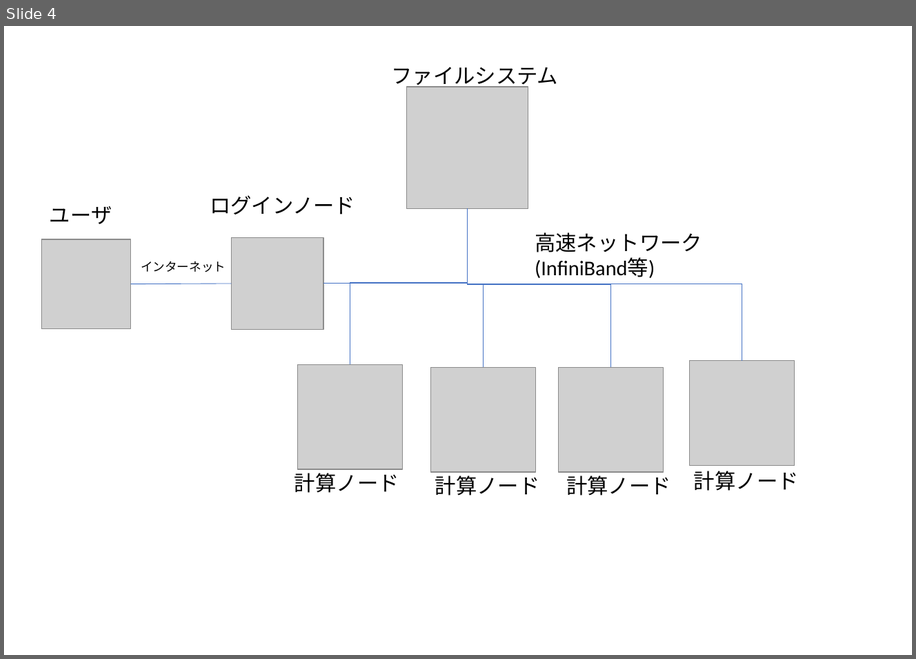
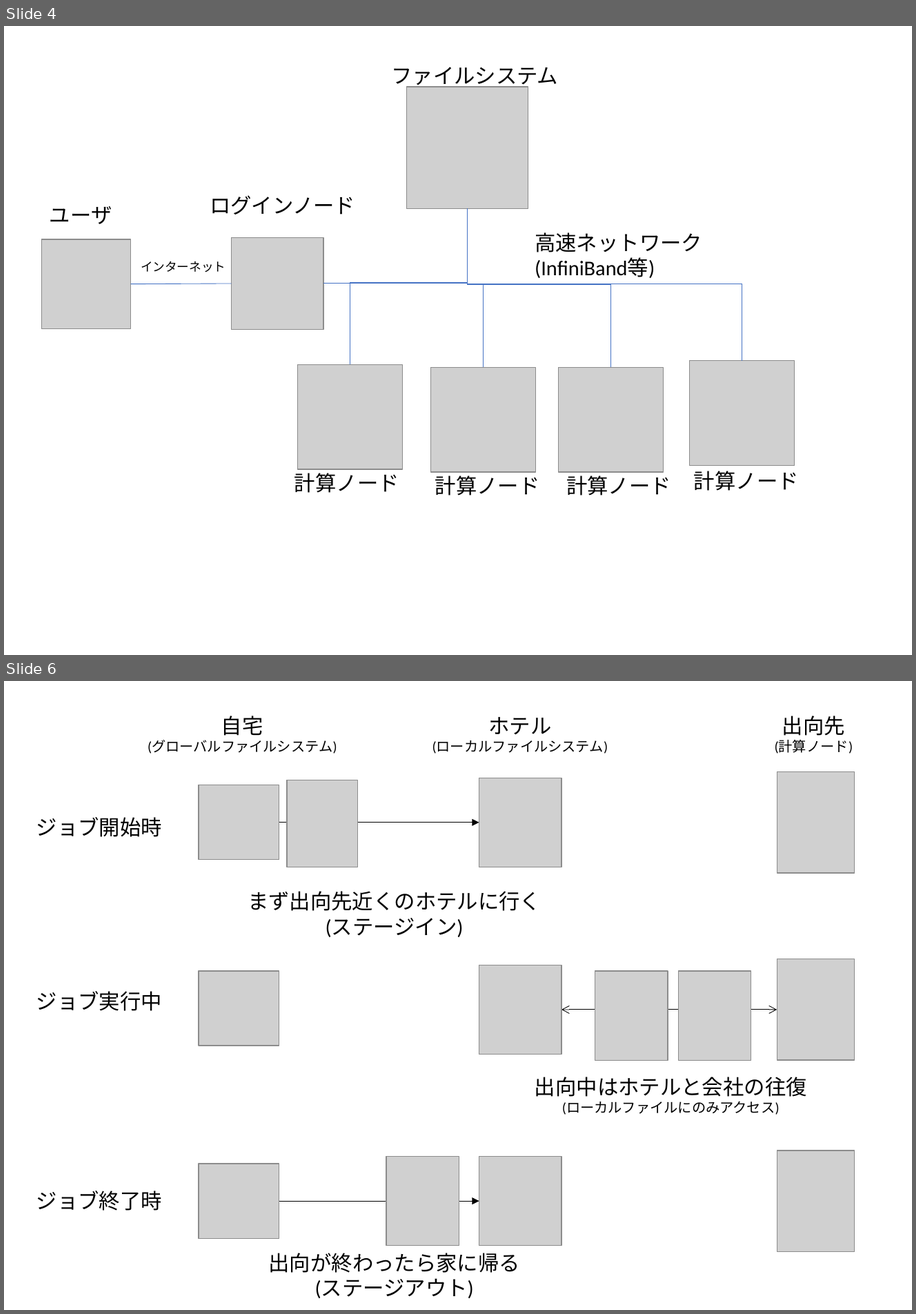
Before and after one commit to kaityo256/sevendayshpc, a slide deck: day2/fig/fig.pptx. Shown one above the other, each under a label of ours: slide 4 before the commit, slides 4 and 6 after it; the slides between them are not shown. The pictures are 916x659 and 916x1314 pixels, drawn with LibreOffice and Linux fonts; fonts in the diff are those of the drawing; grey boxes stand for pictures. Boxes give left, top, right and bottom in pixels: in the first picture for what was removed or moved away, otherwise in the second. Text is boxed around its words. In the diff, an @@ line names an element or a change of style, - is before the commit and + after.

```diff
--- a/day2/fig/fig.pptx
+++ b/day2/fig/fig.pptx
@@ slide 6 added at <box>4,681,912,1310</box>, background #FFFFFF @@
@@ text added at <box>148,715,337,753</box>, 12 pt, text #000000 @@
+自宅
+(グローバルファイルシステム)
@@ text added at <box>432,717,608,753</box>, 12 pt, text #000000 @@
+ホテル
+(ローカルファイルシステム)
@@ text added at <box>775,715,853,753</box>, 12 pt, text #000000 @@
+出向先
+(計算ノード)
@@ picture added at <box>287,780,358,867</box> @@
@@ picture added at <box>479,778,562,867</box> @@
@@ picture added at <box>777,771,854,873</box> @@
@@ picture added at <box>199,785,279,860</box> @@
@@ text added at <box>36,817,162,837</box>, 18 pt, text #000000 @@
+ジョブ開始時
@@ arrow added from (279, 822) to (479, 822), #000000 0.5 pt @@
@@ text added at <box>248,891,541,937</box>, 18 pt, text #000000 @@
+まず出向先近くのホテルに行く
+(ステージイン)
@@ picture added at <box>479,965,562,1054</box> @@
@@ picture added at <box>777,959,854,1060</box> @@
@@ text added at <box>36,991,162,1011</box>, 18 pt, text #000000 @@
+ジョブ実行中
@@ picture added at <box>199,971,279,1046</box> @@
@@ picture added at <box>595,971,668,1060</box> @@
@@ picture added at <box>679,971,752,1060</box> @@
@@ double arrow added from (562, 1009) to (777, 1009), #000000 0.5 pt @@
@@ text added at <box>535,1076,807,1114</box>, 12 pt, text #000000 @@
+出向中はホテルと会社の往復
+(ローカルファイルにのみアクセス)
@@ picture added at <box>386,1156,459,1245</box> @@
@@ picture added at <box>479,1156,562,1245</box> @@
@@ picture added at <box>777,1150,854,1252</box> @@
@@ picture added at <box>199,1164,279,1239</box> @@
@@ text added at <box>36,1190,162,1210</box>, 18 pt, text #000000 @@
+ジョブ終了時
@@ arrow added from (279, 1201) to (479, 1201), #000000 0.5 pt @@
@@ text added at <box>269,1252,520,1298</box>, 18 pt, text #000000 @@
+出向が終わったら家に帰る
+(ステージアウト)
```
Also in this commit, not shown: 1 other slide added, 3 other files.
